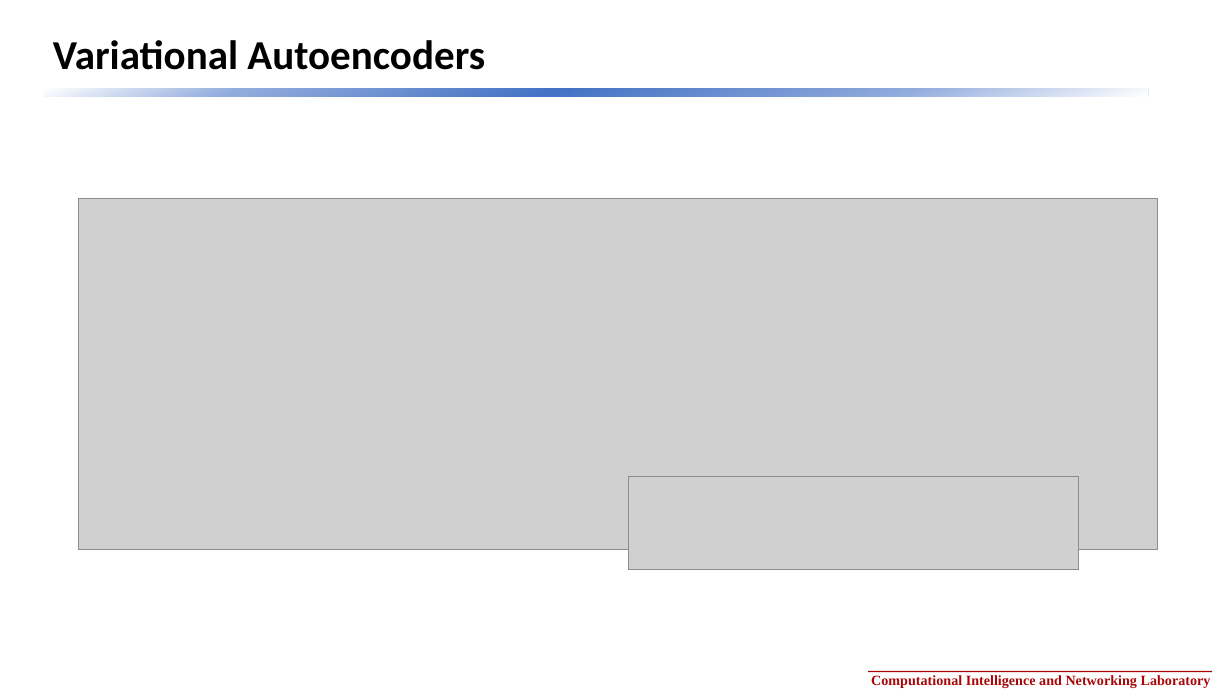
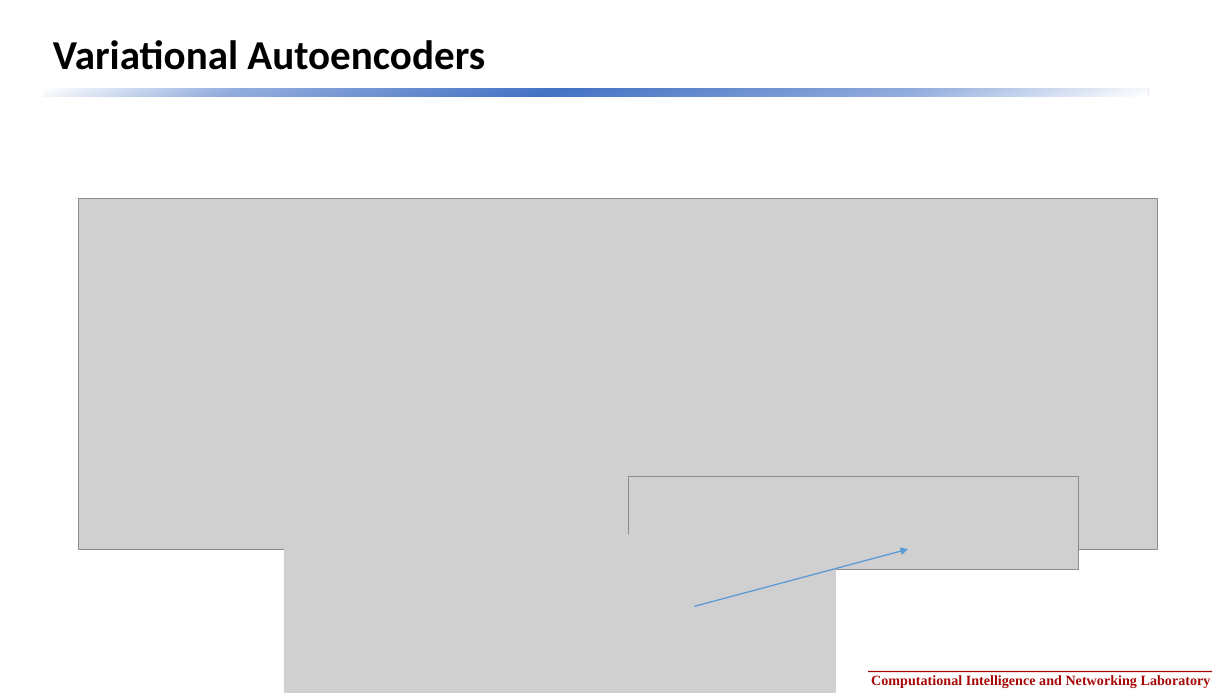
Before and after one commit to gggg8657/study, a slide deck: slide 14 of VAE/machine_learning2_Variational_AutoEncoder.pptx. Drawn at 1232x693 pixels with LibreOffice and Linux fonts; fonts in the diff are those of the drawing; grey boxes stand for pictures; background and template pictures are left out. Boxes give left, top, right and bottom in pixels: in the first picture for what was removed or moved away, otherwise in the second. Text is boxed around its words. In the diff, an @@ line names an element or a change of style, - is before the commit and + after.

```diff
--- a/VAE/machine_learning2_Variational_AutoEncoder.pptx
+++ b/VAE/machine_learning2_Variational_AutoEncoder.pptx
@@ picture added at <box>284,534,836,693</box> @@
@@ arrow added from (695, 606) to (909, 549), #5B9BD5 1 pt @@
```
Also in this commit, not shown: 5 other slides changed, 2 slides added, 2 other files.
